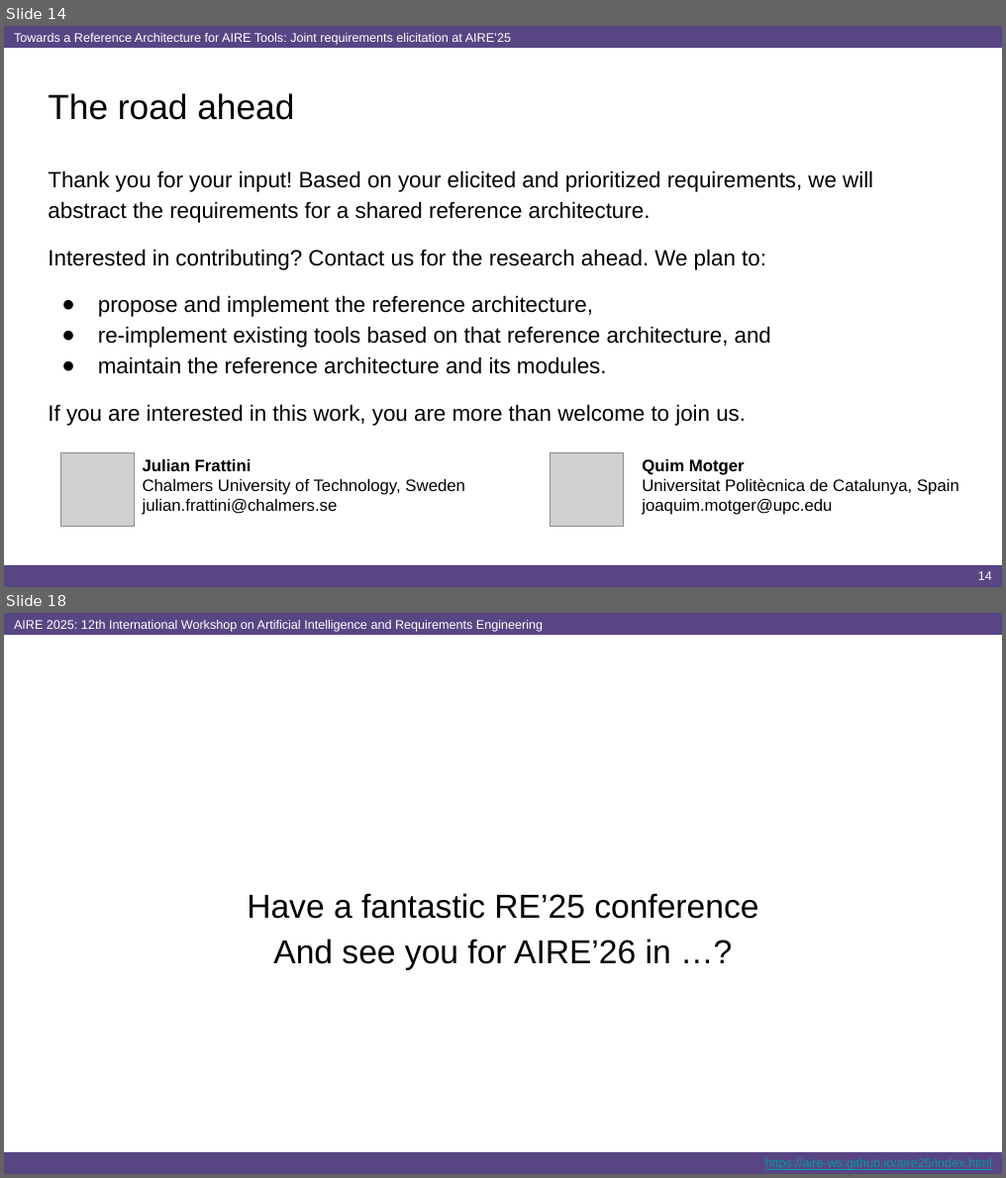
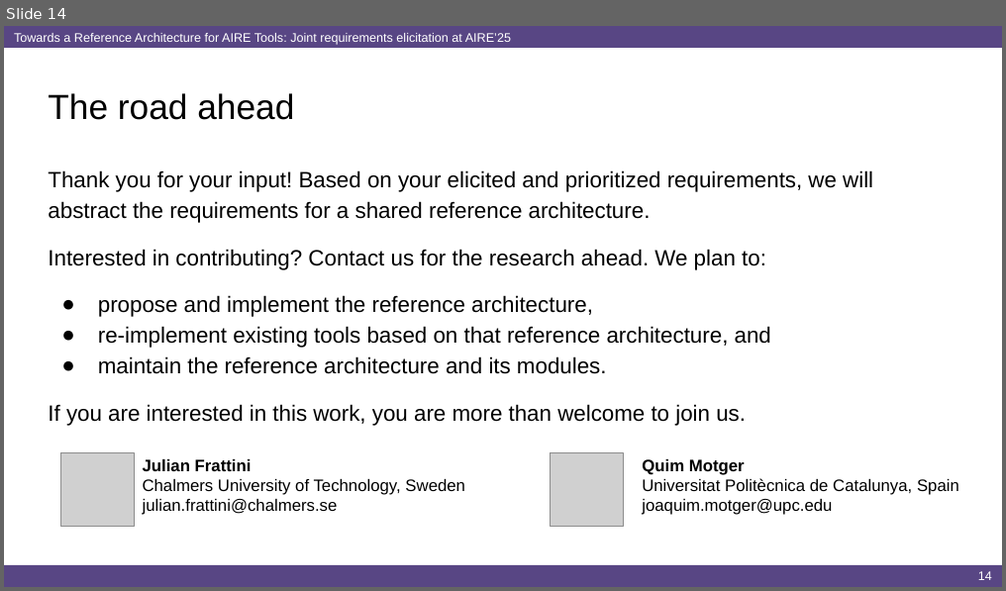
Before and after one commit to airera/study-sra, a slide deck: process/1 - information source identification/stakeholders/AIRE'25 Interactive Session Instructions.pptx. Shown one above the other, each under a label of ours: slides 14 and 18 before the commit, slide 14 after it; the slides between them are not shown. The pictures are 1006x1178 and 1006x591 pixels, drawn with LibreOffice and Linux fonts; fonts in the diff are those of the drawing; grey boxes stand for pictures. Boxes give left, top, right and bottom in pixels: in the first picture for what was removed or moved away, otherwise in the second. Text is boxed around its words. In the diff, an @@ line names an element or a change of style, - is before the commit and + after.

Commit message:
Removed AIRE'25 closing slides

```diff
--- a/process/1 - information source identification/stakeholders/AIRE'25 Interactive Session Instructions.pptx
+++ b/process/1 - information source identification/stakeholders/AIRE'25 Interactive Session Instructions.pptx
@@ slide 18 removed at [4,613,1002,1174], background #FFFFFF @@
@@ rectangle removed at [4,613,1002,635] @@
-AIRE 2025: 12th International Workshop on Artificial Intelligence and Requirements Engineering
@@ text removed at [247,893,758,970] @@
-Have a fantastic RE’25 conference
-And see you for AIRE’26 in …?
@@ rectangle removed at [4,1153,1002,1174] @@
```
Also in this commit, not shown: 3 other slides removed.
